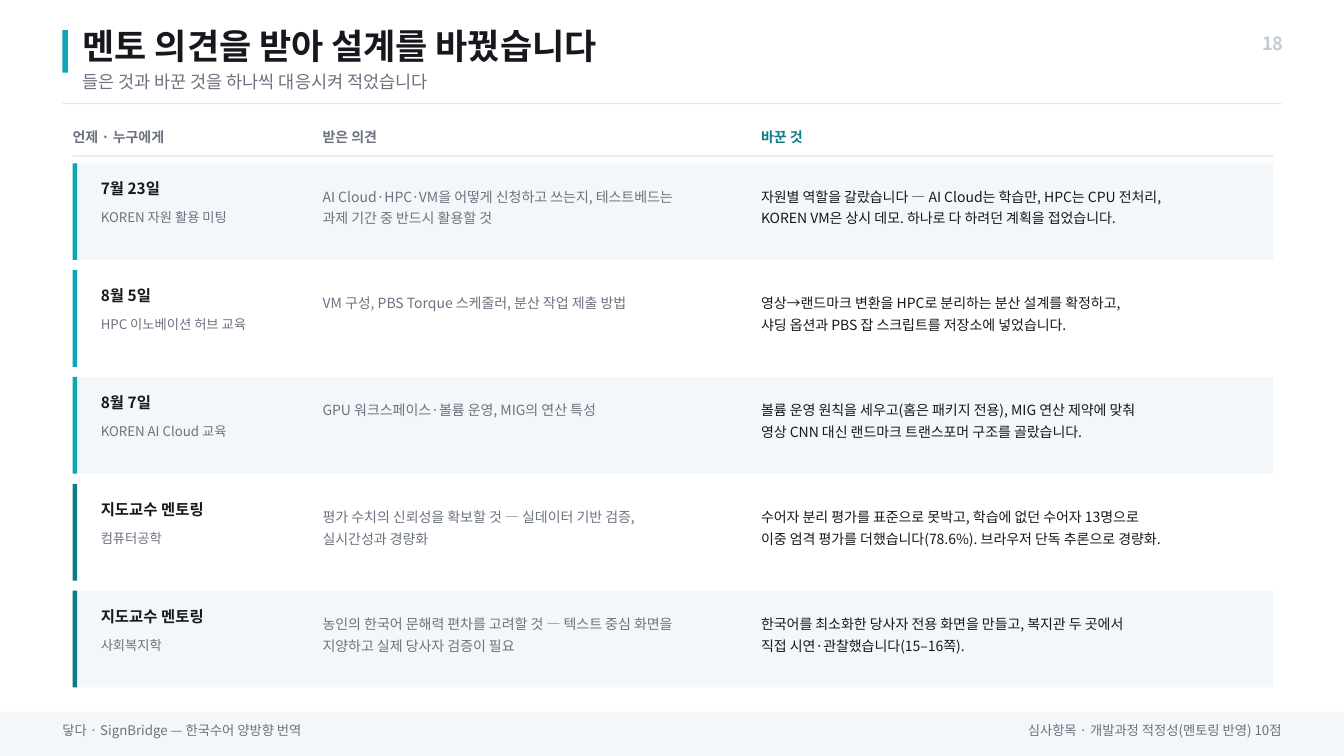
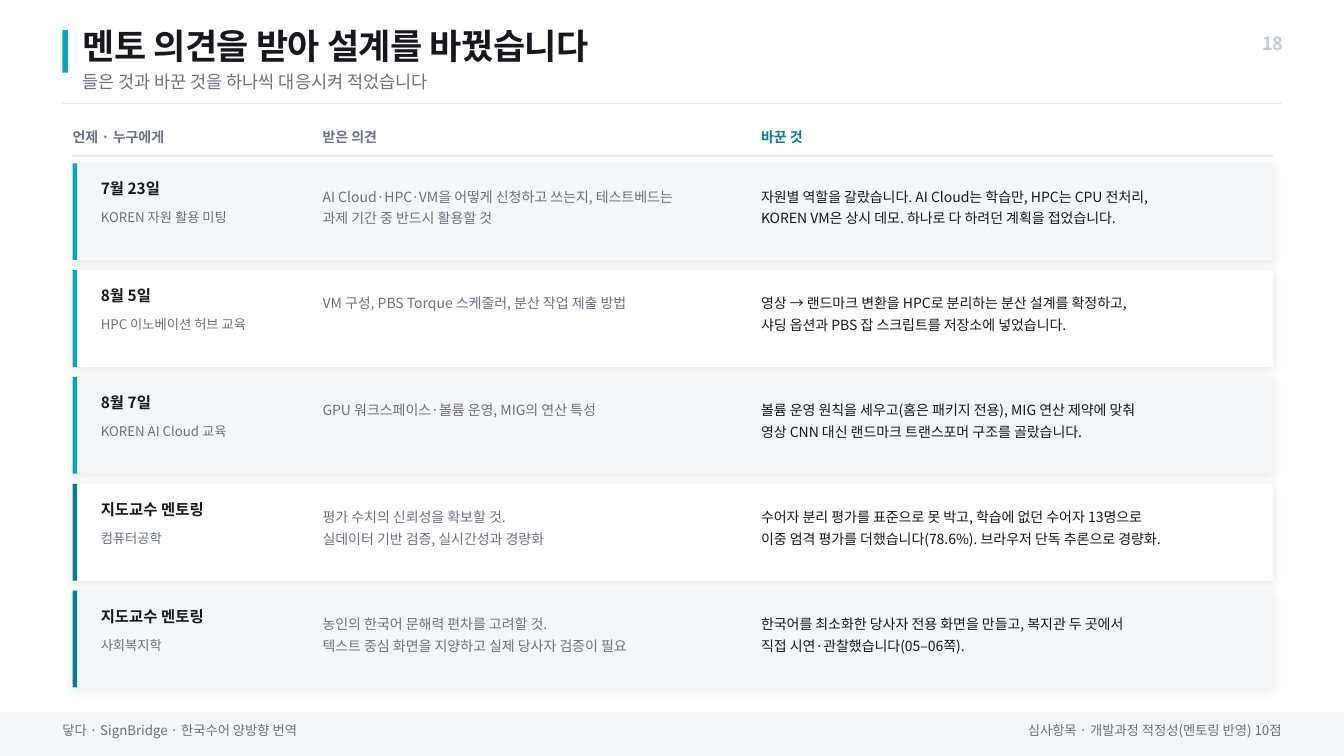
Before and after one commit to BioCode67/signbridge, a slide deck: slide 18 of ppt/제출/중간평가 발표자료_닿다.pptx. Drawn at 1344x756 pixels with LibreOffice and Linux fonts; fonts in the diff are those of the drawing. Boxes give left, top, right and bottom in pixels: in the first picture for what was removed or moved away, otherwise in the second. Text is boxed around its words. In the diff, an @@ line names an element or a change of style, - is before the commit and + after.

```diff
--- a/ppt/제출/중간평가 발표자료_닿다.pptx
+++ b/ppt/제출/중간평가 발표자료_닿다.pptx
@@ text "멘토 의견을 받아 설계를 바꿨습니다" at box(83, 29, 589, 62): letter spacing 0 to -0.3 pt @@
@@ text at box(761, 190, 1148, 205): text changed @@
-자원별 역할을 갈랐습니다 — AI Cloud는 학습만, HPC는 CPU 전처리,
+자원별 역할을 갈랐습니다. AI Cloud는 학습만, HPC는 CPU 전처리,
@@ text at box(761, 296, 1127, 311): spaces changed @@
-영상→랜드마크 변환을 HPC로 분리하는 분산 설계를 확정하고,
+영상 → 랜드마크 변환을 HPC로 분리하는 분산 설계를 확정하고,
@@ text at box(323, 510, 545, 547): text changed @@
-평가 수치의 신뢰성을 확보할 것 — 실데이터 기반 검증,
-실시간성과 경량화
+평가 수치의 신뢰성을 확보할 것.
+실데이터 기반 검증, 실시간성과 경량화
@@ text at box(761, 510, 1142, 525): spaces changed @@
-수어자 분리 평가를 표준으로 못박고, 학습에 없던 수어자 13명으로
+수어자 분리 평가를 표준으로 못 박고, 학습에 없던 수어자 13명으로
@@ shadow on in 5 elements at box(73, 163, 1273, 260), box(73, 270, 1273, 367), box(73, 377, 1273, 474), box(73, 484, 1273, 581), box(73, 591, 1273, 688) @@
@@ text at box(323, 617, 627, 652): text changed @@
-농인의 한국어 문해력 편차를 고려할 것 — 텍스트 중심 화면을
-지양하고 실제 당사자 검증이 필요
+농인의 한국어 문해력 편차를 고려할 것.
+텍스트 중심 화면을 지양하고 실제 당사자 검증이 필요
@@ text at box(761, 639, 965, 654): text changed @@
-직접 시연·관찰했습니다(15–16쪽).
+직접 시연·관찰했습니다(05–06쪽).
@@ text at box(62, 724, 297, 739): text changed @@
-닿다 · SignBridge — 한국수어 양방향 번역
+닿다 · SignBridge · 한국수어 양방향 번역
```
Also in this commit, not shown: 21 other slides changed, 50 other files.
